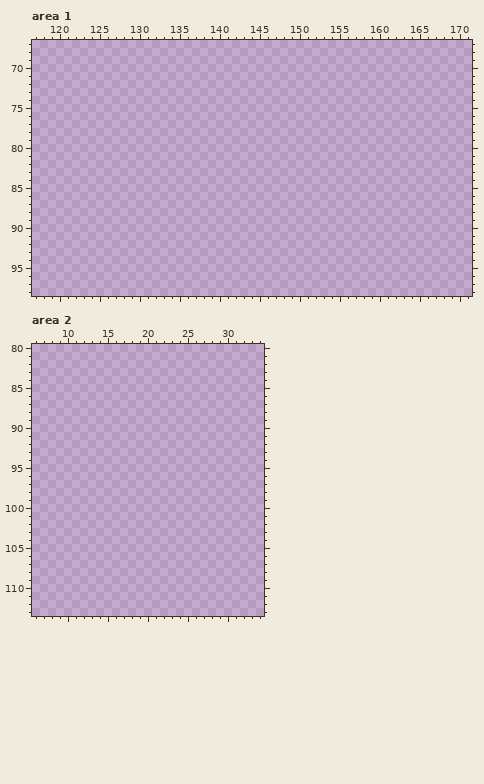
Pixel-art file: Sprite/OptionIcons.ase. Above: the version before the commit.
200x200 pixels, 1 frame. Colours within 5 levels of each other are drawn and written as one. Shown: area 1: x 117..171, y 67..98; area 2: x 6..34, y 80..113. The commit also changed other parts of the picture, which this record leaves out.
Palette (. is transparent): 
Now the later version:
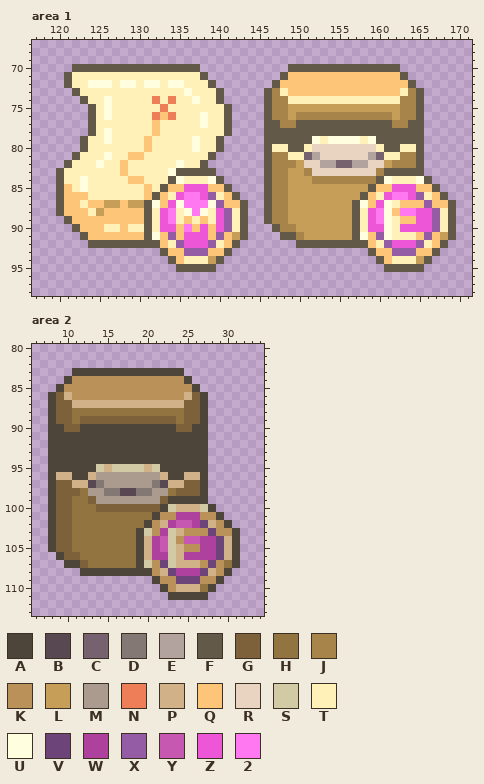
Colours new in this view: A #4d4539  B #574852  C #76626f  D #847875  E #b3a39f  F #635949  G #7c613a  H #927441  J #a7854a  K #ba9158  L #c69e58  M #ab9b8e  N #ed7e57  P #d1b187  Q #fdc577  R #e9d3c1  S #d2c9a5  T #fff1b7  U #ffffe0  V #6d4479  W #ae409e  X #945ca4  Y #c758b1  Z #ed57d7  2 #ff77f1
What changed:
Changed rows in their new state; - is an unchanged pixel.
Area 1:
first column x 120:
70 --FFFFFFFFFFFFFFFF-----------FFFFFFFFFFFFFF-------
71 -FTTTTTTTTTTTTTTTTF---------FQQQQQQQQQQQQQQF------
72 -FTTUUUTUUTUUTUUTTTF-------FQQQQQQQQQQQQQQQQF-----
73 --FTTTTTTTTTTTTTUTTTF-----FJTQQQQQQQQQQQQQQTJF----
74 ---FTTUTTTTTNTNTTUTTF-----FJJTTTTTTTTTTTTTTJJF----
75 ----FTUTTTTTTNTTTTTTTF----FJJLLLLLLLLLLLLLLJJF----
76 ----FTUTTTTTNQNTTTUTTF----FJJLJJJJJJJJJJJJLJJF----
77 ----FTTTTTTTQTTTTTUTTF----FFJJFFFFFFFFFFFFJJFF----
78 ----FTUTTTTTQTTTTTTTTF----FFFFFFFFFFFFFFFFFFFF----
79 ---FTTUTTTTQTTTTTUTTF-----FFFFFFUTUUUUTUFFFFFF----
80 ---FTTTTTTTQTTTTTUTTF-----FTTFFTRRRRRRRRTFFTTF----
81 --FTTTUTTQQTTTTTTTTF------FJJTTCERRRRRRECTTJJF----
82 -FTTTUTTQTTTTTTUTTF-------FJJJLRREECCEERRLJJJF----
83 FTTTTTTTQTTTTTUFFFFF------FJJLLJRRRRRRRRJFFFFF----
84 FTTUTTTTTQQTTTFUTTTUF-----FJJLLLJJJJJJJJFUTTTUF---
85 FQTUTTTTTTTQTFQQZZZQQF----FJJLLLLLLLLLLFQQZZZQQF--
86 FQQQTTTTTTTQFQTZ22ZXTQF---FJJLLLLLLLLLFQTZ22ZXTQF-
87 FQQTQQLLQLLFUQZU222UXQQF--FJJLLLLLLLLFUQZUTQQQXQQF
88 FQQQTLQQQQQFTZ2TU2UTZXTF--FJJLLLLLLLLFTZ2UQ22ZZXTF
89 -FQQQQQQQQQFTZ2TQTQTZXTF--FJJLLLLLLLLFTZ2UTQQZZXTF
90 --FQQQTTQTTFTZZQ2QZQZXTF---FJJLLLLLLLFTZZUTZZZZXTF
91 ---FQQQQQQQFUQXQZZZQXQLF----FFJLLLLLLFUQXUTTTQXQLF
92 ----FFFFFFFFFQTXZZZXTQF-------FFFFFFFFFQTXZZZXTQF-
93 -------------FQQXXXQQF-----------------FQQXXXQQF--
94 --------------FQTTTLF-------------------FQTTTLF---
95 ---------------FFFFF---------------------FFFFF----
Area 2:
first column x 8:
 83 ---AAAAAAAAAAAAAA-------
 84 --AKKKKKKKKKKKKKKA------
 85 -AKKKKKKKKKKKKKKKKA-----
 86 AGPKKKKKKKKKKKKKKPGA----
 87 AGGPPPPPPPPPPPPPPGGA----
 88 AGGHHHHHHHHHHHHHHGGA----
 89 AGGHGGGGGGGGGGGGHGGA----
 90 AAGGAAAAAAAAAAAAGGAA----
 91 AAAAAAAAAAAAAAAAAAAA----
 92 AAAAAAAAAAAAAAAAAAAA----
 93 AAAAAAAAAAAAAAAAAAAA----
 94 AAAAAAAAAAAAAAAAAAAA----
 95 AAAAAASPSSSSPSAAAAAA----
 96 APPAAPMMMMMMMMPAAPPA----
 97 AGGPPBDMMMMMMDBPPGGA----
 98 AGGGHMMDDBBDDMMHGGGA----
 99 AGGHHGMMMMMMMMGAAAAA----
100 AGGHHHGGGGGGGGASPPPSA---
101 AGGHHHHHHHHHHAKKWWWKKA--
102 AGGHHHHHHHHHAKPWYYWVPKA-
103 AGGHHHHHHHHASKWSPKKKVKKA
104 AGGHHHHHHHHAPWYSKYYWWVPA
105 AGGHHHHHHHHAPWYSPKKWWVPA
106 -AGGHHHHHHHAPWWSPWWWWVPA
107 --AAGHHHHHHASKVSPPPKVKHA
108 ----AAAAAAAAAKPVWWWVPKA-
109 -------------AKKVVVKKA--
110 --------------AKPPPHA---
111 ---------------AAAAA----
Where, in picture pixels (left, top, right, bottom), the same in both pictures:
added: (56, 64, 456, 272)
added: (48, 368, 240, 600)
